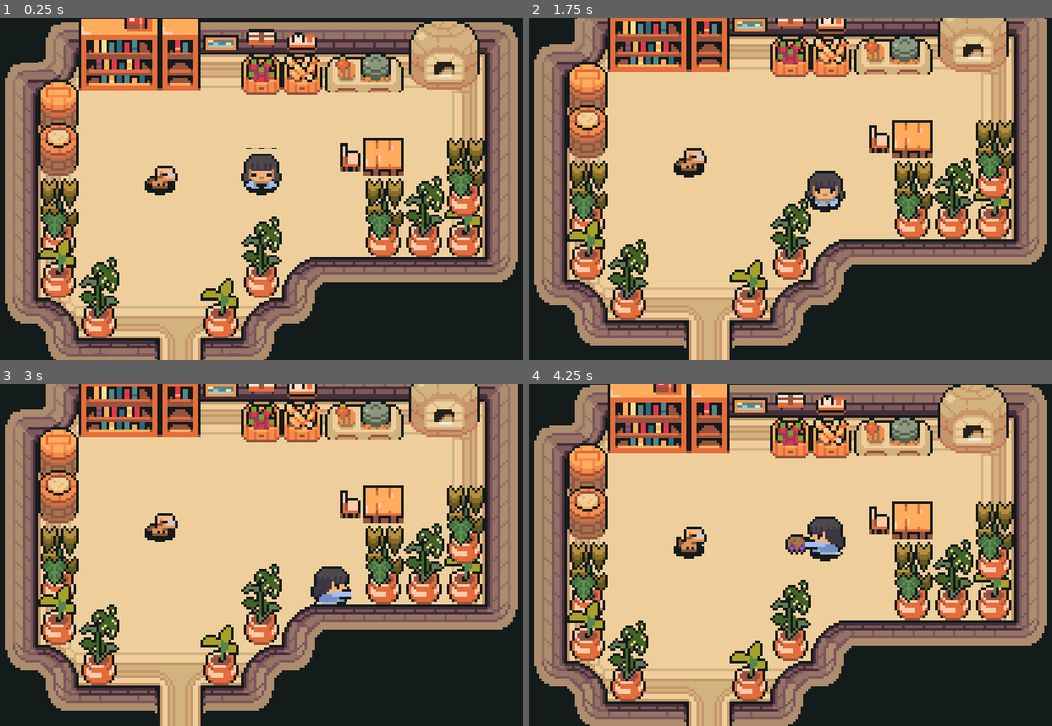
Above: before the commit, frames 1-4 (two rows, left to right).
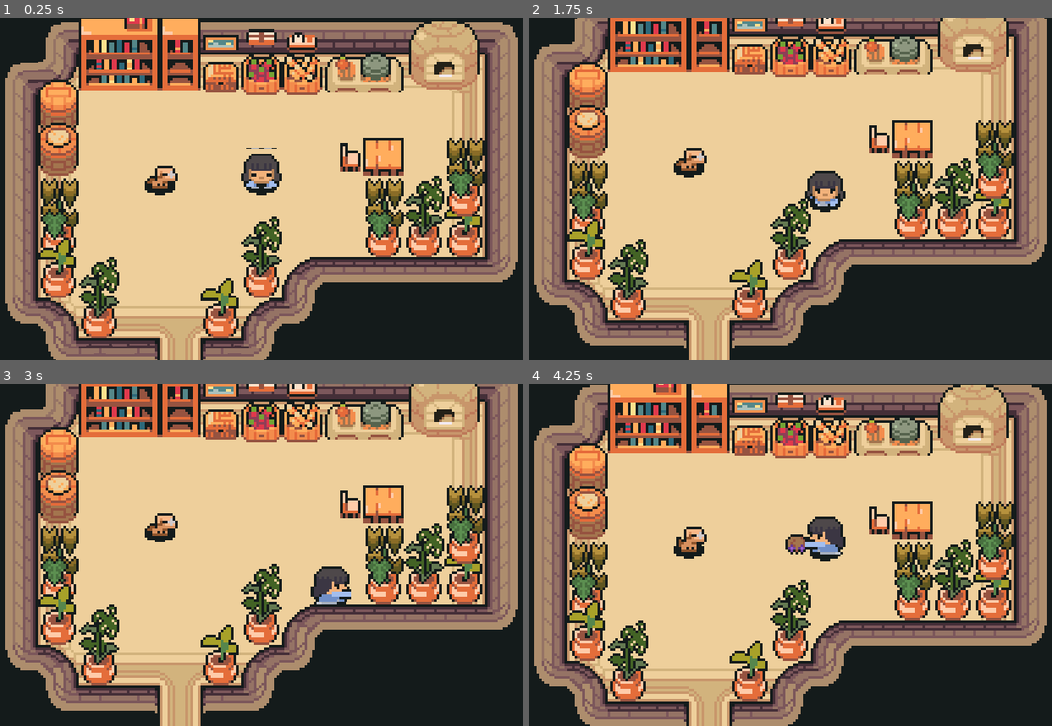
Above: after the commit, the same moments.

Repository: gynura/to_you
Game: Godot game, scene res://scenes/maps/heroine_house_interior.tscn
Two runs of this game, one before a commit and one after it. Both use one fixed random seed, a clock stepped at 60 frames per second and the inputs below. This scene is started directly instead of the project's main scene.
Inputs:
- Up to frame 1 (0.25 s): no input
- Up to frame 2 (1.75 s): hold D (ui_right) 0.53-1.28 s; hold J (attack_button) 0.53-1.28 s; hold S (ui_down) from 1.28 s (still down); tap E (interact_button) at 1.35 s
- Up to frame 3 (3 s): release S (ui_down) at 2.03 s; hold D (ui_right) 2.03-2.78 s; hold J (attack_button) 2.03-2.78 s; hold W (ui_up) from 2.78 s (still down); tap E (interact_button) at 2.85 s
- Up to frame 4 (4.25 s): release W (ui_up) at 3.53 s; hold A (ui_left) from 3.53 s (still down); hold J (attack_button) from 3.53 s (still down)

The runs differ from the first frame. In frame 1, 0.6% of the frame differs, in the area x 38-46%, y 12-22%; in frame 2, 0.6%; in frame 3, 0.6%; in frame 4, 0.6%.

Commit message:
wip: chest utils

Diff:
--- a/scenes/maps/heroine_house_interior.tscn
+++ b/scenes/maps/heroine_house_interior.tscn
@@ -8,6 +8,7 @@
 [ext_resource type="Texture2D" uid="uid://dm6crgk6j38ly" path="res://assets/sprites/tilesets/TilesetHouse.png" id="5_30588"]
 [ext_resource type="Texture2D" uid="uid://c4f2okftnp1q" path="res://assets/sprites/tilesets/Extended_new_plants.png" id="6_cfryc"]
 [ext_resource type="PackedScene" uid="uid://clp5qbbop4ame" path="res://scenes/npcs/doggy.tscn" id="7_aik6a"]
+[ext_resource type="PackedScene" uid="uid://cn6axuurbj163" path="res://scenes/utils/chest.tscn" id="7_pm482"]
 
 [sub_resource type="TileSetAtlasSource" id="TileSetAtlasSource_domww"]
 texture = ExtResource("1_a4qoy")
@@ -1666,7 +1667,7 @@
 0:8/0 = 0
 0:8/0/physics_layer_0/linear_velocity = Vector2(0, 0)
 0:8/0/physics_layer_0/angular_velocity = 0.0
-0:8/0/physics_layer_0/polygon_0/points = PackedVector2Array(-8, -8, 8, -8, 8, 8, -8, 8)
+0:8/0/physics_layer_0/polygon_0/points = PackedVector2Array(-6.625, -6.875, 7, -6.125, 8, 6.75, -6.625, 6.75, -6.75, 6.5)
 3:7/0 = 0
 3:7/0/physics_layer_0/linear_velocity = Vector2(0, 0)
 3:7/0/physics_layer_0/angular_velocity = 0.0
@@ -3703,7 +3704,7 @@
 layer_1/y_sort_enabled = false
 layer_1/y_sort_origin = 0
 layer_1/z_index = 2
-layer_1/tile_data = PackedInt32Array(131083, 1900548, 11, 13 …(192 unchanged characters)… , 65541, 1, 524291, 5, 0, 589827, 5, 1, 327682, 1048580, 15, 196610, 1179652, 14, 524294, 3, 7, 589830, 3, 8)
+layer_1/tile_data = PackedInt32Array(131083, 1900548, 11, 13 …(192 unchanged characters)… , 65541, 1, 524291, 5, 0, 589827, 5, 1, 196610, 1179652, 14, 524294, 3, 7, 589830, 3, 8)
 layer_2/name = "collisions"
 layer_2/enabled = true
 layer_2/modulate = Color(1, 1, 1, 1)
@@ -3717,14 +3718,19 @@
 layer_3/y_sort_enabled = false
 layer_3/y_sort_origin = 0
 layer_3/z_index = 1
-layer_3/tile_data = PackedInt32Array(131079, 393219, 9, 1310 …(294 unchanged characters)…  7, 196612, 589827, 8, 196613, 262147, 8)
+layer_3/tile_data = PackedInt32Array(131079, 393219, 9, 1310 …(294 unchanged characters)…  7, 196612, 589827, 8, 196613, 262147, 8, 327682, 1048580, 15)
 layer_4/name = "visual finishes"
 layer_4/enabled = true
 layer_4/modulate = Color(1, 1, 1, 1)
 layer_4/y_sort_enabled = false
 layer_4/y_sort_origin = 0
 layer_4/z_index = 3
-layer_4/tile_data = PackedInt32Array(131075, 524291, 7, 131076, 589827, 7, 131077, 196611, 7, 131083, 1900548, 11, 131084, 1966084, 11, 458754, 3, 7, 524290, 3, 8, 262146, 1048580, 14, 327682, 1048580, 15)
+layer_4/tile_data = PackedInt32Array(131075, 524291, 7, 131076, 589827, 7, 131077, 196611, 7, 131083, 1900548, 11, 131084, 1966084, 11, 458754, 3, 7, 524290, 3, 8, 262146, 1048580, 14)
+
+[node name="Chest" parent="." instance=ExtResource("7_pm482")]
+z_index = 1
+y_sort_enabled = true
+position = Vector2(104, 55)
 
 [node name="Doggy" parent="." node_paths=PackedStringArray("player") instance=ExtResource("7_aik6a")]
 y_sort_enabled = true
--- /dev/null
+++ b/scenes/utils/chest.tscn
@@ -0,0 +1,54 @@
+[gd_scene load_steps=7 format=3 uid="uid://cn6axuurbj163"]
+
+[ext_resource type="Texture2D" uid="uid://ct2in3eg7fa2m" path="res://assets/sprites/utils/chest.png" id="1_8t8ku"]
+
+[sub_resource type="AtlasTexture" id="AtlasTexture_yk1m8"]
+atlas = ExtResource("1_8t8ku")
+region = Rect2(16, 0, 16, 16)
+
+[sub_resource type="AtlasTexture" id="AtlasTexture_32wqn"]
+atlas = ExtResource("1_8t8ku")
+region = Rect2(0, 0, 16, 16)
+
+[sub_resource type="AtlasTexture" id="AtlasTexture_m5wbf"]
+atlas = ExtResource("1_8t8ku")
+region = Rect2(0, 0, 16, 16)
+
+[sub_resource type="AtlasTexture" id="AtlasTexture_cjcak"]
+atlas = ExtResource("1_8t8ku")
+region = Rect2(16, 0, 16, 16)
+
+[sub_resource type="SpriteFrames" id="SpriteFrames_5t5f0"]
+animations = [{
+"frames": [{
+"duration": 1.0,
+"texture": SubResource("AtlasTexture_yk1m8")
+}],
+"loop": true,
+"name": &"alreadyOpened",
+"speed": 5.0
+}, {
+"frames": [{
+"duration": 1.0,
+"texture": SubResource("AtlasTexture_32wqn")
+}],
+"loop": true,
+"name": &"closed",
+"speed": 5.0
+}, {
+"frames": [{
+"duration": 1.0,
+"texture": SubResource("AtlasTexture_m5wbf")
+}, {
+"duration": 1.0,
+"texture": SubResource("AtlasTexture_cjcak")
+}],
+"loop": true,
+"name": &"open",
+"speed": 5.0
+}]
+
+[node name="Chest" type="AnimatedSprite2D"]
+position = Vector2(0, -8)
+sprite_frames = SubResource("SpriteFrames_5t5f0")
+animation = &"open"
Binary file added: assets/sprites/utils/chest.png
Not shown, added: assets/sprites/utils/chest.png.import
Not shown: 1 places in scenes/maps/heroine_house_interior.tscn that only renumber resources
